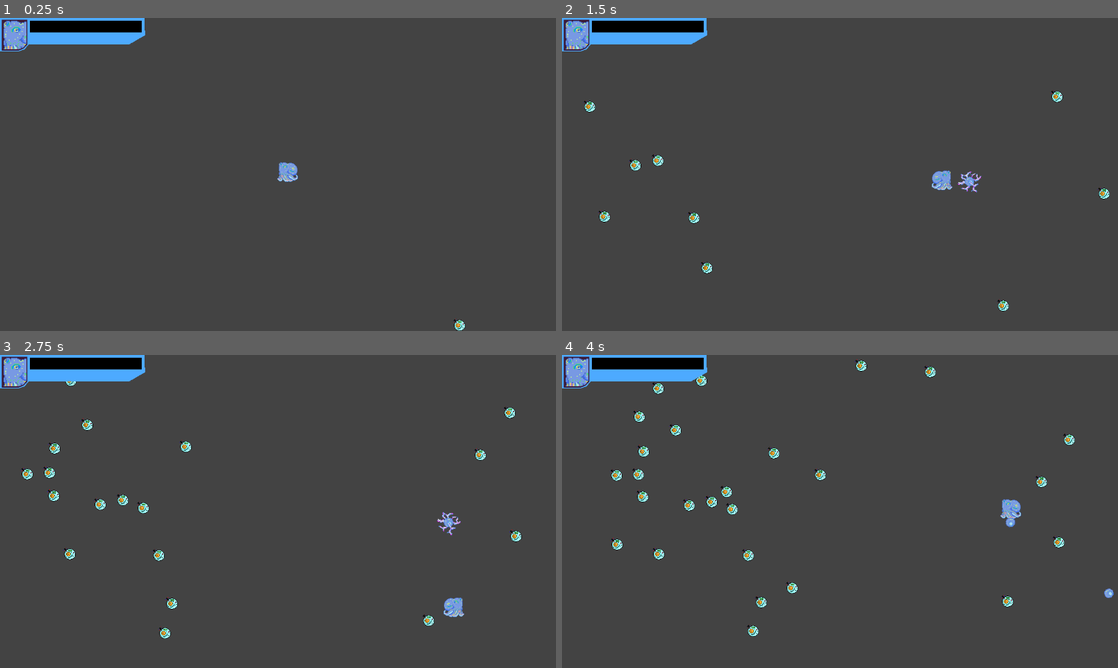
Above: before the commit, frames 1-4 (two rows, left to right).
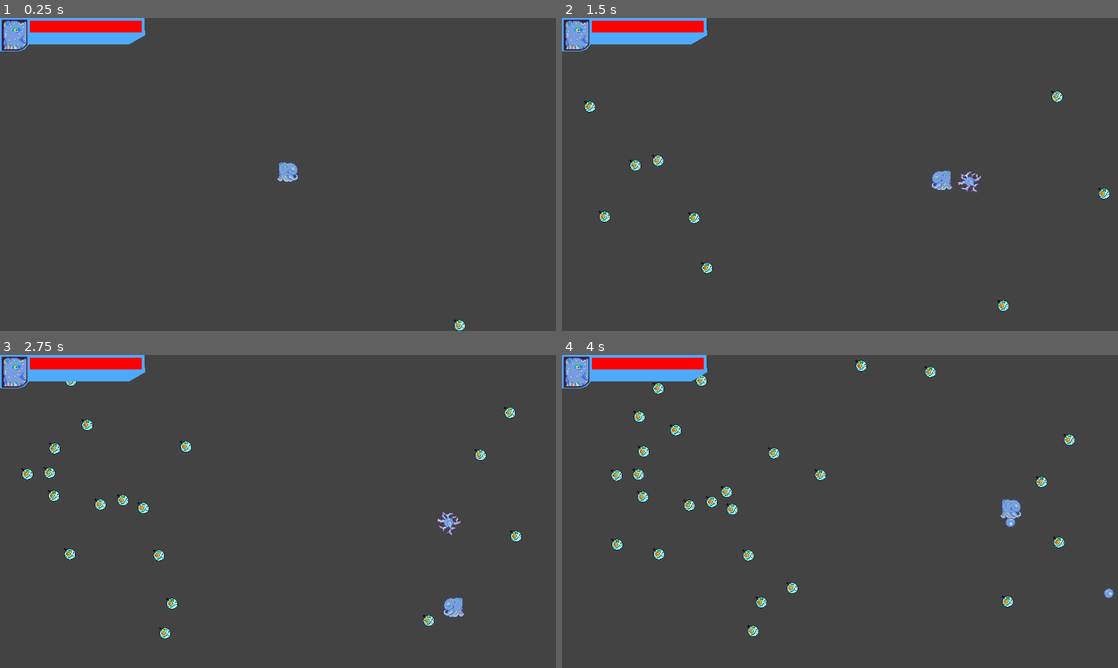
Above: after the commit, the same moments.

Repository: Igonorant/perfect-form
Game: Godot game, scene res://arenas/arena.tscn
Same seed, same stepped clock (60 frames per second), same inputs: the game is played once before the commit and once after it.
Inputs:
- Up to frame 1 (0.25 s): no input
- Up to frame 2 (1.5 s): hold Right (move_right) 0.53-1.28 s; tap E (atk_e) at 0.6 s; hold Down (move_down) from 1.28 s (still down); tap Q (atk_q) at 1.35 s
- Up to frame 3 (2.75 s): release Down (move_down) at 2.03 s; hold Right (move_right) from 2.03 s (still down); tap E (atk_e) at 2.1 s
- Up to frame 4 (4 s): release Right (move_right) at 2.78 s; hold Up (move_up) 2.78-3.53 s; tap Q (atk_q) at 2.85 s; hold Left (move_left) from 3.53 s (still down); tap E (atk_e) at 3.6 s

The runs differ from the first frame. In frame 1, 0.8% of the frame differs, in the area x 5-26%, y 0-5%; in frame 2, 0.8%; in frame 3, 0.8%; in frame 4, 0.8%.

Commit message:
Add health component and connect it to player HUD

Diff:
--- a/arenas/arena.tscn
+++ b/arenas/arena.tscn
@@ -41,6 +41,7 @@
 wait_time = 0.15
 autostart = true
 
-[node name="PlayerHUD" parent="." instance=ExtResource("3_epw2v")]
+[node name="PlayerHUD" parent="." node_paths=PackedStringArray("player") instance=ExtResource("3_epw2v")]
+player = NodePath("../Player")
 
 [connection signal="timeout" from="SpawnEnemyTimer" to="." method="_on_spawn_enemy_timer_timeout"]
--- a/characters/player.gd
+++ b/characters/player.gd
@@ -2,9 +2,11 @@
 extends CharacterBody2D
 
 @onready var c_velocity : VelocityComponent = $VelocityComponent
+@onready var c_health : HealthComponent = $HealthComponent
 @onready var n_sprite : Sprite2D = $Sprite2D
 @onready var scn_projectile = preload("res://traits/projectile.tscn")
 @onready var scn_shockwave = preload("res://traits/shockwave.tscn")
+
 
 var m_player_input_direction : Vector2 # Player inputs direction
 var m_player_last_input_direction : Vector2 # Player last inputs direction
--- a/characters/player.tscn
+++ b/characters/player.tscn
@@ -1,8 +1,9 @@
-[gd_scene load_steps=5 format=3 uid="uid://cqtr5u7m31ils"]
+[gd_scene load_steps=6 format=3 uid="uid://cqtr5u7m31ils"]
 
 [ext_resource type="Script" uid="uid://cwclpfp5ha3gj" path="res://characters/player.gd" id="1_onrkg"]
 [ext_resource type="Texture2D" uid="uid://b1rle3pptumof" path="res://assets/spritetopus.png" id="2_i3pqv"]
 [ext_resource type="PackedScene" uid="uid://dahnogck2kxfx" path="res://components/velocity_component.tscn" id="3_i3pqv"]
+[ext_resource type="PackedScene" uid="uid://b6o5k202plrx7" path="res://components/health_component.tscn" id="4_x0jl3"]
 
 [sub_resource type="CircleShape2D" id="CircleShape2D_hqtel"]
 radius = 21.2191
@@ -20,3 +21,5 @@
 shape = SubResource("CircleShape2D_hqtel")
 
 [node name="VelocityComponent" parent="." instance=ExtResource("3_i3pqv")]
+
+[node name="HealthComponent" parent="." instance=ExtResource("4_x0jl3")]
--- /dev/null
+++ b/components/health_component.gd
@@ -0,0 +1,28 @@
+@icon("res://assets/icons/health.png")
+class_name HealthComponent
+extends Node
+
+@export var max_health : float = 100.0
+
+var m_current_health : float
+
+signal health_depleted
+signal health_changed
+
+func _ready() -> void:
+    m_current_health = max_health
+
+func deal_damage(damage: float) -> void:
+    m_current_health -= damage
+    health_changed.emit()
+    if (m_current_health <= 0.0):
+        m_current_health = 0.0
+        health_depleted.emit()
+
+func heal(amount: float) -> void:
+    if (m_current_health < max_health):
+        m_current_health = min(max_health, m_current_health + amount)
+        health_changed.emit()
+
+func get_percentage_health() -> float:
+    return m_current_health / max_health
--- /dev/null
+++ b/components/health_component.tscn
@@ -0,0 +1,6 @@
+[gd_scene load_steps=2 format=3 uid="uid://b6o5k202plrx7"]
+
+[ext_resource type="Script" uid="uid://pgw48gflwn44" path="res://components/health_component.gd" id="1_t2tvt"]
+
+[node name="HealthComponent" type="Node"]
+script = ExtResource("1_t2tvt")
--- a/hud/player_hud.gd
+++ b/hud/player_hud.gd
@@ -1,3 +1,17 @@
 @icon("res://assets/icons/hud.png")
 class_name PlayerHUD
 extends Node
+
+@export var player : Player
+
+@onready var health_bar = $TopLeftHUD/HealthBar
+@onready var player_health_component = player.c_health
+
+func _ready() -> void:
+    health_bar.value = health_bar.max_value
+    assert(health_bar.max_value == 100.0, "Health bar max value means 100%")
+    player_health_component.health_changed.connect(_update_health_bar)
+
+
+func _update_health_bar() -> void:
+    health_bar.value = player_health_component.get_percentage_health()
Binary file added: assets/icons/health.png
Not shown, added: assets/icons/health.png.import
Not shown, added: components/health_component.gd.uid
